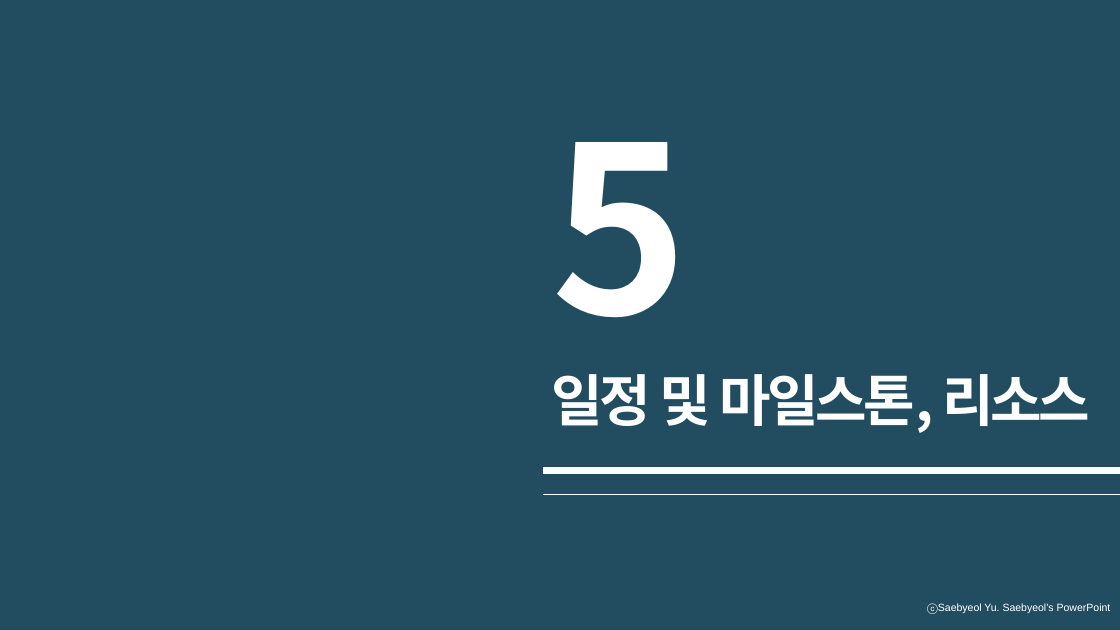
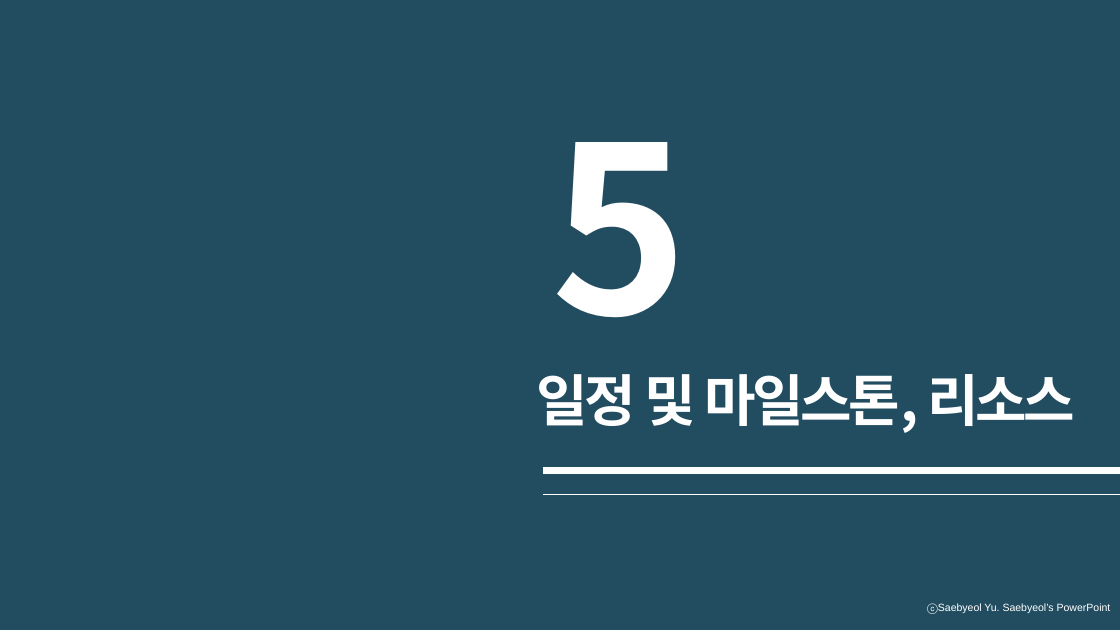
Before and after one commit to DongHyukLeeee/StopUsingGPT, a slide deck: slide 15 of SSAFY_Project발표_GPT그만쓰조_231105_1010.pptx. Drawn at 1120x630 pixels with LibreOffice and Linux fonts; fonts in the diff are those of the drawing. Boxes give left, top, right and bottom in pixels: in the first picture for what was removed or moved away, otherwise in the second. Text is boxed around its words. In the diff, an @@ line names an element or a change of style, - is before the commit and + after.

```diff
--- a/SSAFY_Project발표_GPT그만쓰조_231105_1010.pptx
+++ b/SSAFY_Project발표_GPT그만쓰조_231105_1010.pptx
@@ text "일정 및 마일스톤, 리소스": place and size @@
-text "일정 및 마일스톤, 리소스" at <box>551,374,1090,433</box>
+text "일정 및 마일스톤, 리소스" at <box>536,374,1074,433</box>
```
Also in this commit, not shown: 9 other slides changed, 16 slides removed.
